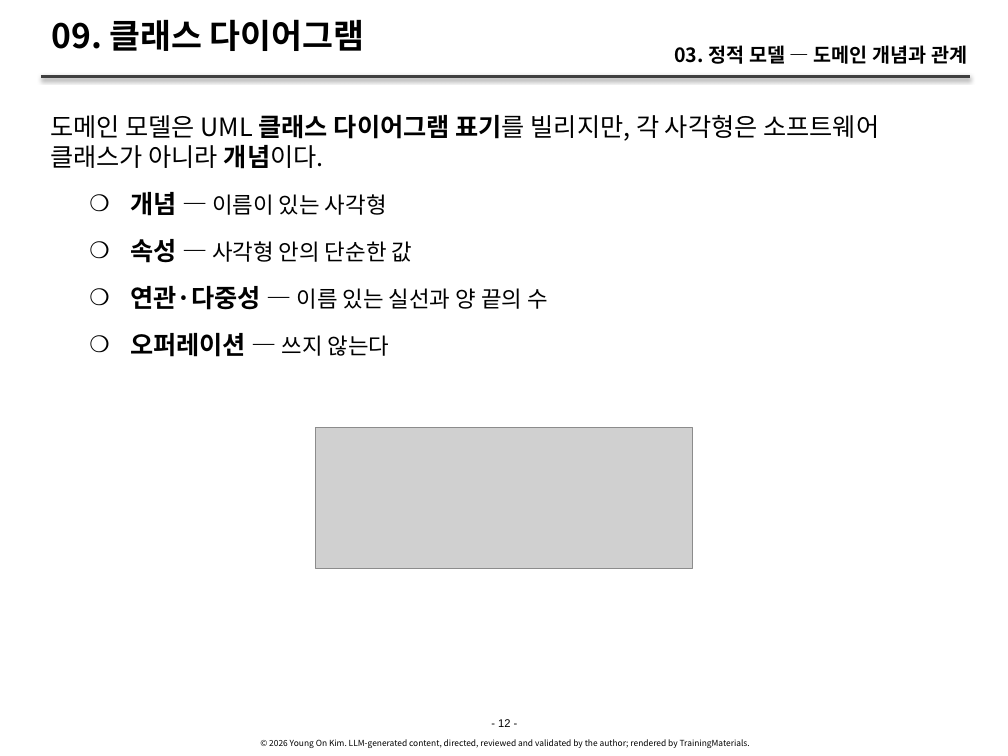
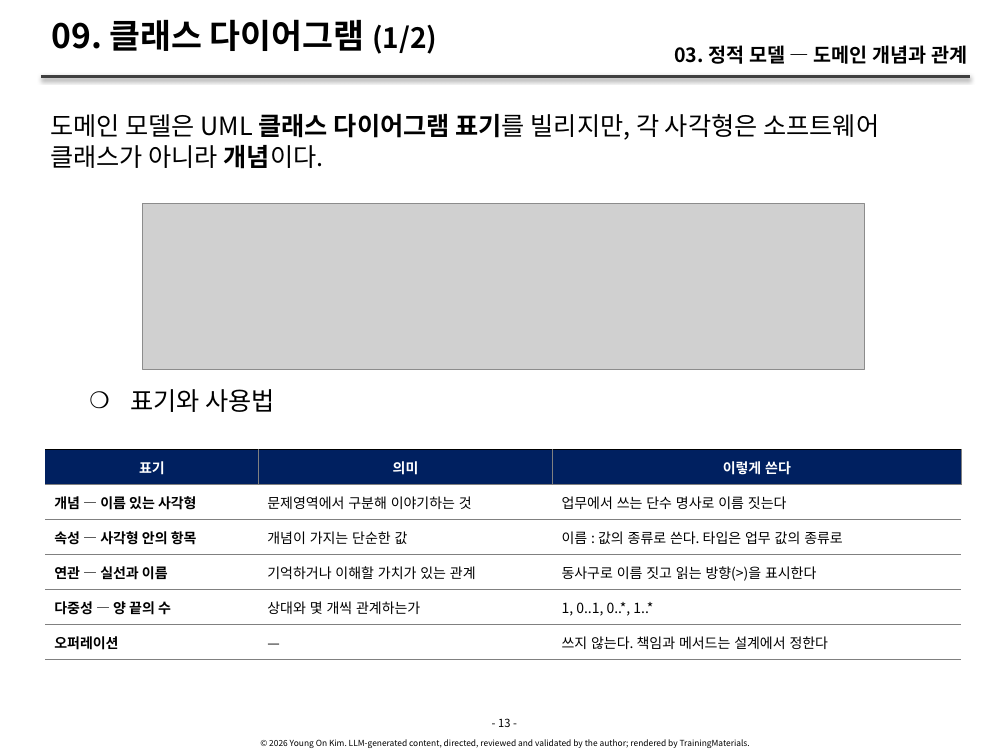
Before and after one commit to YoungSan77/TrainingMaterials, a slide deck: slide 13 of courses/ooad/sessions/s03.pptx (slide 12 before the commit). Drawn at 1008x756 pixels with LibreOffice and Linux fonts; fonts in the diff are those of the drawing; grey boxes stand for pictures. Boxes give left, top, right and bottom in pixels: in the first picture for what was removed or moved away, otherwise in the second. Text is boxed around its words. In the diff, an @@ line names an element or a change of style, - is before the commit and + after.

```diff
--- a/courses/ooad/sessions/s03.pptx
+++ b/courses/ooad/sessions/s03.pptx
@@ title at [51, 19, 437, 54]: text changed @@
-09. 클래스 다이어그램
+09. 클래스 다이어그램 (1/2)
@@ text removed at [50, 115, 879, 357] @@
-도메인 모델은 UML 클래스 다이어그램 표기를 빌리지만, 각 사각형은 소프트웨어 클래스가 아니라 개념이다.
-    ❍ 개념 — 이름이 있는 사각형
-    ❍ 속성 — 사각형 안의 단순한 값
-    ❍ 연관·다중성 — 이름 있는 실선과 양 끝의 수
-    ❍ 오퍼레이션 — 쓰지 않는다
@@ picture added at [142, 204, 864, 370] @@
@@ text added at [130, 389, 275, 412], 18 pt, text #000000 @@
+    ❍ 표기와 사용법
@@ picture removed at [316, 427, 692, 569] @@
@@ table added at [45, 450, 961, 756], 6 rows, 3 columns @@
+표기 | 의미 | 이렇게 쓴다
+개념 — 이름 있는 사각형 | 문제영역에서 구분해 이야기하는 것 | 업무에서 쓰는 단수 명사로 이름 짓는다
+속성 — 사각형 안의 항목 | 개념이 가지는 단순한 값 | 이름 : 값의 종류로 쓴다. 타입은 업무 값의 종류로
+연관 — 실선과 이름 | 기억하거나 이해할 가치가 있는 관계 | 동사구로 이름 짓고 읽는 방향(>)을 표시한다
+다중성 — 양 끝의 수 | 상대와 몇 개씩 관계하는가 | 1, 0..1, 0..*, 1..*
+오퍼레이션 | — | 쓰지 않는다. 책임과 메서드는 설계에서 정한다
@@ text at [498, 718, 510, 727]: text changed; font Arial to Noto Sans CJK KR @@
-- 12 -
+- 13 -
```
Also in this commit, not shown: 60 other slides changed, 5 slides added, 11 other files.
